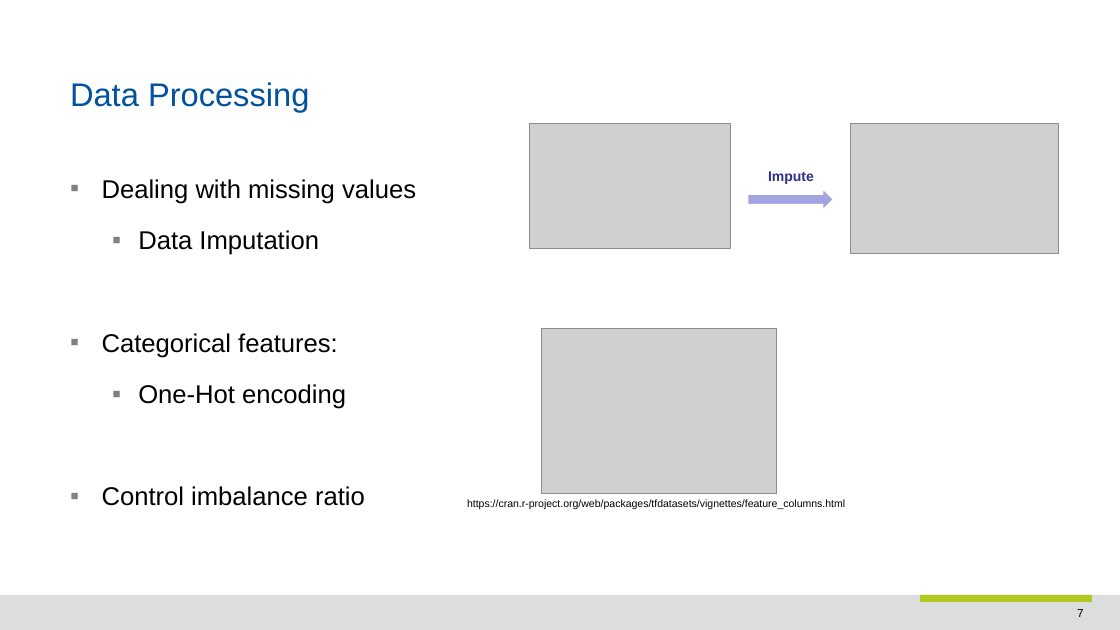
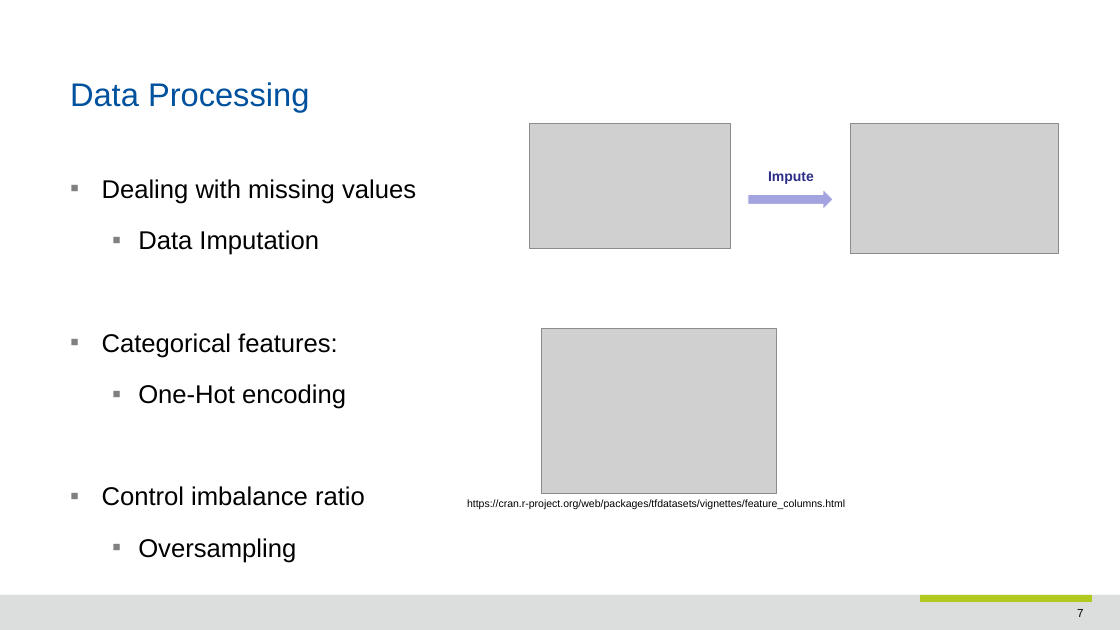
Before and after one commit to hussainkanafani/cost-sensitive-boosting, a slide deck: slide 7 of documents/03_Presentation.pptx. Drawn at 1120x630 pixels with LibreOffice and Linux fonts; fonts in the diff are those of the drawing; grey boxes stand for pictures; background and template pictures are left out. Boxes give left, top, right and bottom in pixels: in the first picture for what was removed or moved away, otherwise in the second. Text is boxed around its words. In the diff, an @@ line names an element or a change of style, - is before the commit and + after.

Commit message:
updating final presentation

```diff
--- a/documents/03_Presentation.pptx
+++ b/documents/03_Presentation.pptx
@@ text at box(138, 538, 296, 563): paragraph added @@
+  ▪ Oversampling
```
